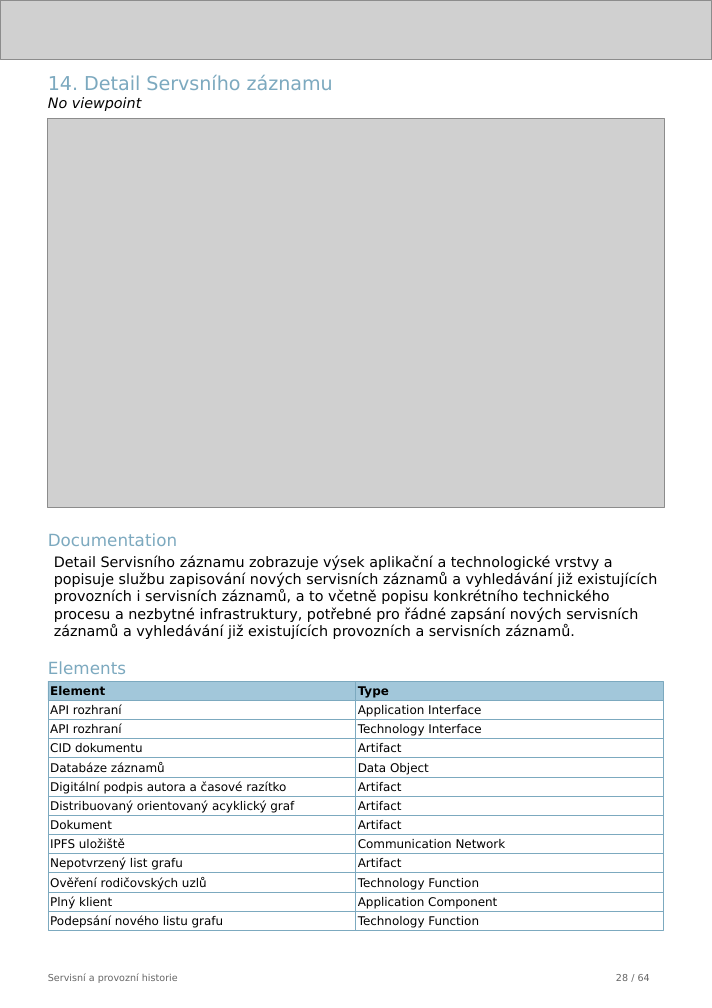
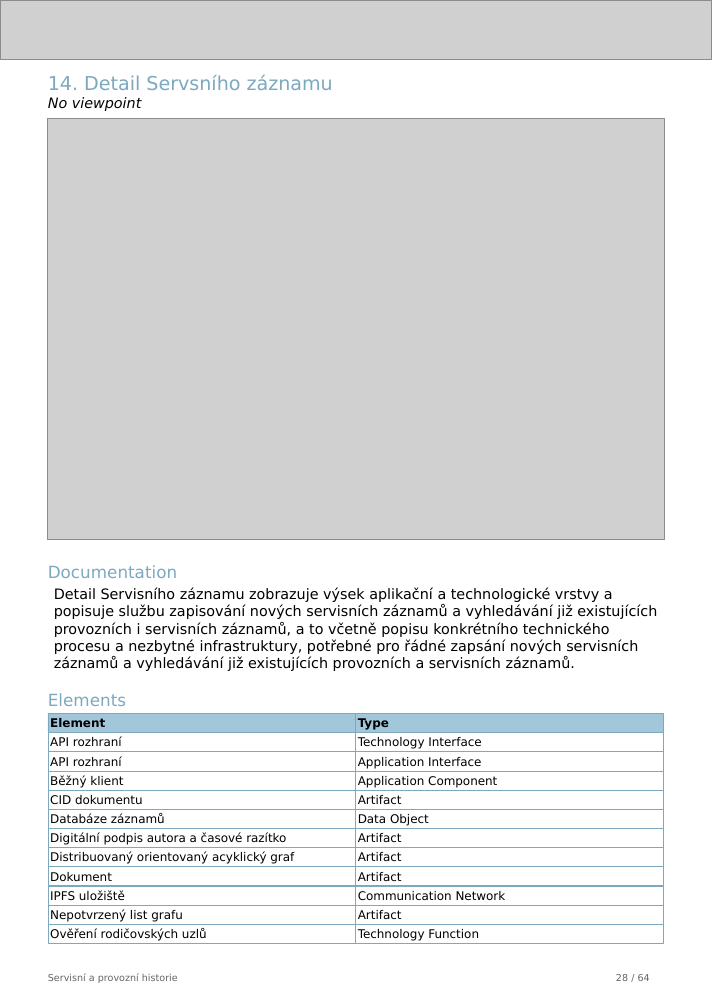
Before and after one commit to friedmannmartin/servisni_a_provozni_historie, a slide deck: slide 28 of report/jasper/servisni_a_provozni_historie.pptx. Drawn at 712x1008 pixels with LibreOffice and Linux fonts; fonts in the diff are those of the drawing; grey boxes stand for pictures. Boxes give left, top, right and bottom in pixels: in the first picture for what was removed or moved away, otherwise in the second. Text is boxed around its words. In the diff, an @@ line names an element or a change of style, - is before the commit and + after.

```diff
--- a/report/jasper/servisni_a_provozni_historie.pptx
+++ b/report/jasper/servisni_a_provozni_historie.pptx
@@ picture: place and size @@
-picture at [48, 119, 665, 508]
+picture at [48, 119, 665, 540]
@@ 3 texts: place and size @@
-3 texts at [48, 533, 657, 674]
+3 texts at [48, 565, 657, 706]
@@ rectangle "Element": place and size @@
-rectangle "Element" at [48, 681, 356, 700]
+rectangle "Element" at [48, 714, 356, 733]
@@ rectangle "Type": place and size @@
-rectangle "Type" at [355, 681, 663, 700]
+rectangle "Type" at [355, 714, 663, 733]
@@ rectangle "Běžný klient": place and size @@
-rectangle "Běžný klient" at [48, 892, 356, 911]
+rectangle "Běžný klient" at [48, 771, 356, 790]
@@ text in rectangle at [50, 775, 123, 788]: text changed @@
-Plný klient
+Běžný klient
@@ rectangle "Application Component": place and size @@
-rectangle "Application Component" at [355, 892, 663, 911]
+rectangle "Application Component" at [355, 771, 663, 790]
@@ rectangle "Artifact": place and size @@
-rectangle "Artifact" at [355, 796, 663, 815]
+rectangle "Artifact" at [355, 790, 663, 809]
@@ 12 rectangles: place and size @@
-12 rectangles at [48, 700, 663, 891]
+12 rectangles at [48, 752, 663, 943]
@@ rectangle "Artifact": place and size @@
-rectangle "Artifact" at [355, 853, 663, 872]
+rectangle "Artifact" at [355, 847, 663, 866]
@@ rectangle "Artifact": place and size @@
-rectangle "Artifact" at [355, 777, 663, 796]
+rectangle "Artifact" at [355, 867, 663, 886]
@@ rectangle removed at [355, 872, 663, 891] @@
-Technology Function
@@ rectangle removed at [48, 911, 356, 930] @@
-Podepsání nového listu grafu
@@ 4 rectangles: place and size @@
-4 rectangles at [48, 720, 663, 930]
+4 rectangles at [48, 733, 663, 943]
@@ rectangle "Artifact": place and size @@
-rectangle "Artifact" at [355, 739, 663, 758]
+rectangle "Artifact" at [355, 905, 663, 924]
```
Also in this commit, not shown: 14 other slides changed, 9 other files.
